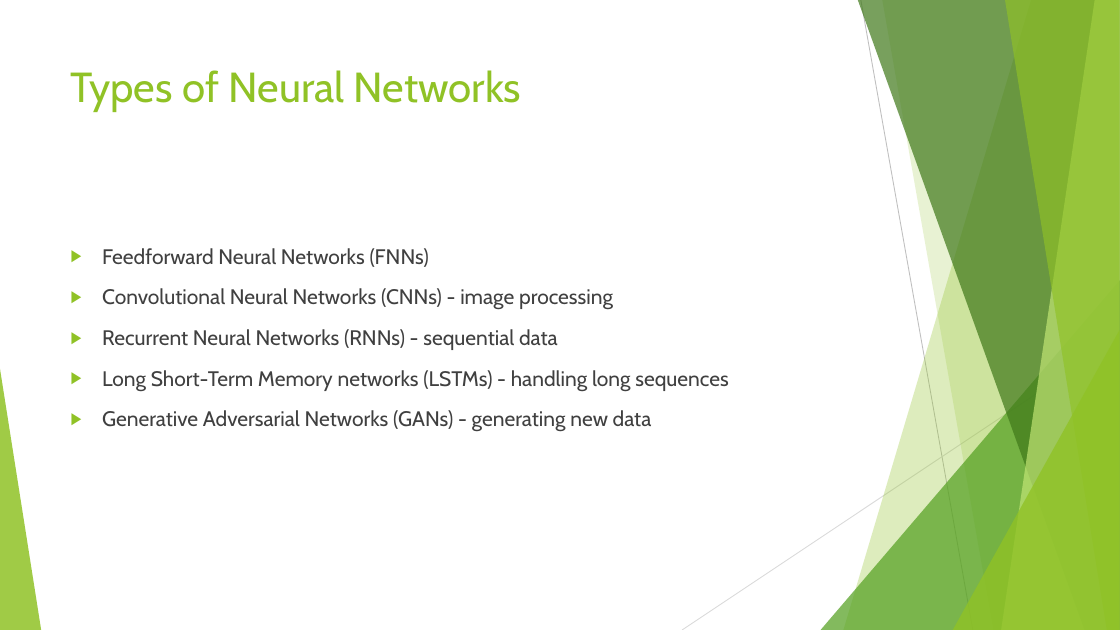
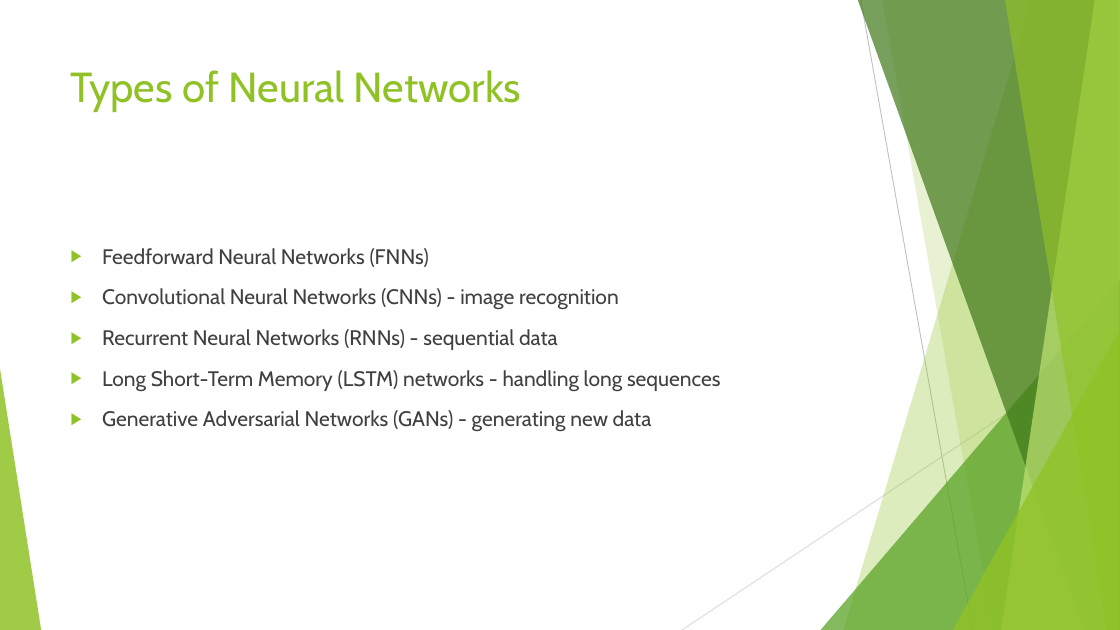
Before and after one commit to shubhamb025/Pdf_to_presentation_GenAI, a slide deck: slide 10 of output/topic_neural_networks.pptx (slide 8 before the commit). Drawn at 1120x630 pixels with LibreOffice and Linux fonts; fonts in the diff are those of the drawing. Boxes give left, top, right and bottom in pixels: in the first picture for what was removed or moved away, otherwise in the second. Text is boxed around its words. In the diff, an @@ line names an element or a change of style, - is before the commit and + after.

```diff
--- a/output/topic_neural_networks.pptx
+++ b/output/topic_neural_networks.pptx
@@ text at [102, 288, 619, 310]: text changed @@
-▶ Convolutional Neural Networks (CNNs) - image processing
+▶ Convolutional Neural Networks (CNNs) - image recognition
@@ text at [102, 370, 720, 391]: text changed @@
-▶ Long Short-Term Memory networks (LSTMs) - handling long sequences
+▶ Long Short-Term Memory (LSTM) networks - handling long sequences
```
Also in this commit, not shown: 13 other slides changed, 1 slide added, 3 slides removed, 9 other files.
